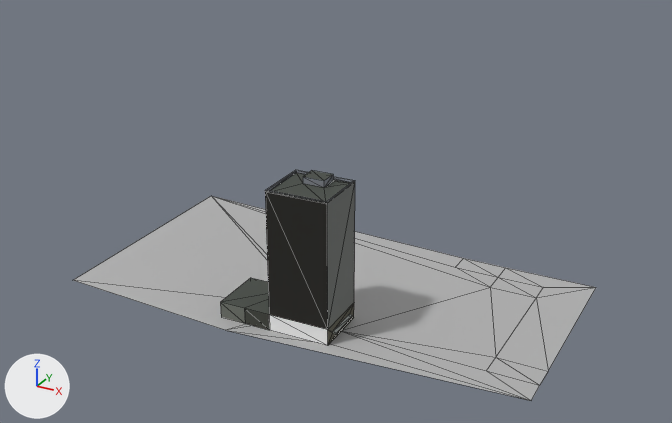
Renders of the glTF model public/twins/chatt/models/republic-building.glb from each side of a commit.
Camera for both pictures: a camera (50 mm lens) standing at (335.0, -1072.0, 241.0) and looking at (5.0, -472.0, -59.0). Lighting does not change. The marker at lower left points along +X, +Y and +Z. The picture after the commit comes second. Mesh edges are drawn as thin lines. Where no turn or scale is listed for an object, it has been applied to the vertices. Vertices at exactly the same position are counted once.

Before the edit, the objects in view are built like this:
```python
me_mesh_0 = bpy.data.meshes.new('Mesh_0')
me_mesh_0.from_pydata(...)  # 62 vertices, 106 faces; spans x -131.0..131.0, y -70.0..70.0, z -40.0..40.0
me_mesh_0.materials.append(mat_palettematerial001)  # picture img_palettebasecolor
ob_mesh_0 = bpy.data.objects.new('Mesh_0', me_mesh_0)
ob_mesh_0.location = (111.0, -666.3, 32.1)
```
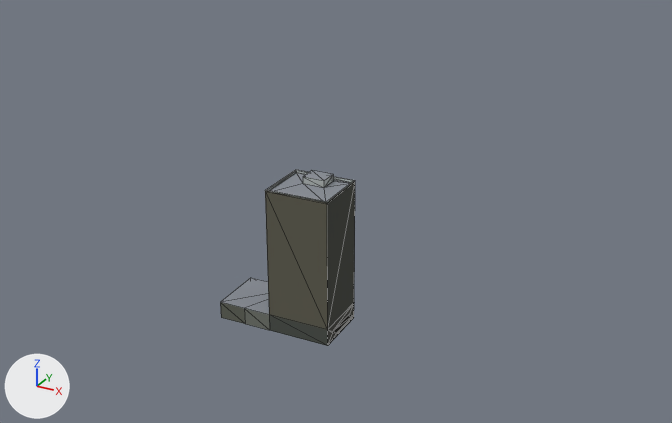
Where the newer file only moved an object's origin or applied its transform, the numbers keep the older frame.

Boxes [x1, y1, x2, y2] around the edits, measured in the pictures (672 x 423 px):
'Mesh_0', reshaped (74% narrower, 23% shorter)
    before: [74, 170, 596, 400]
    after: [220, 170, 355, 346]
part 1 of me_mesh_0, deleted
    before: [74, 196, 596, 400]
part 2 of me_mesh_0, surface changed
    both: [220, 170, 355, 346]

The change, as a diff of the scene's bpy script:
```diff
--- a/public/twins/chatt/models/republic-building.glb.py
+++ b/public/twins/chatt/models/republic-building.glb.py
@@ me_mesh_0 @@
 # used by ob_mesh_0; location = (111.0, -666.3, 32.1)
-me_mesh_0.from_pydata(...)  # 62 vertices, 106 faces; spans x -131.0..131.0, y -70.0..70.0, z -40.0..40.0
+me_mesh_0.from_pydata(...)  # 42 vertices, 77 faces; spans x -37.0..29.0, y -59.0..-26.0, z -40.0..40.0
+# me_mesh_0 part 1: the loose piece of 20 vertices spanning x -131.0..131.0, y -70.0..70.0, z -40.0..-35.0 is deleted
+# me_mesh_0 part 2: 77 kept faces spanning x -37.0..29.0, y -59.0..-26.0, z -40.0..40.0 get new texture (UV) coordinates
 me_mesh_0.materials.append(mat_palettematerial001)
```
